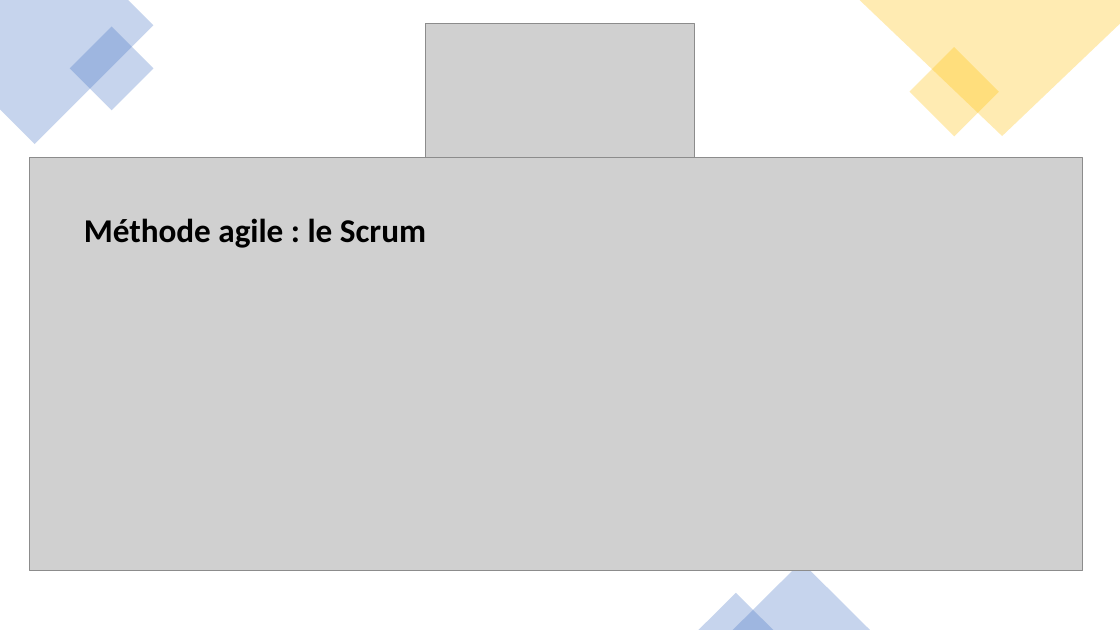
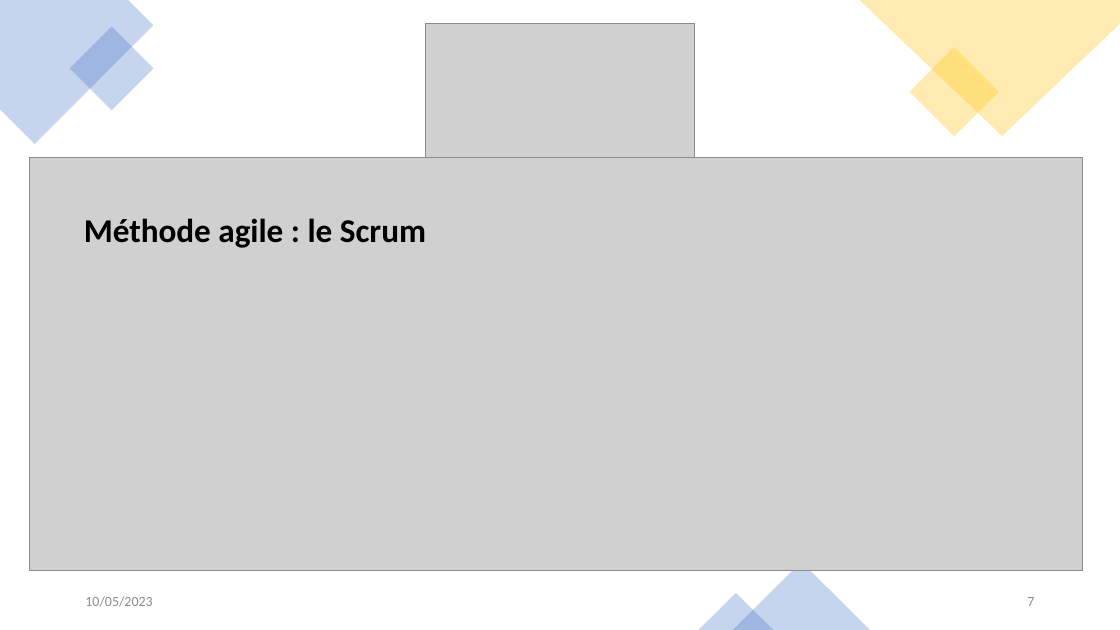
Before and after one commit to damodred53/projet_4, a slide deck: slide 7 of présentation_livrable_4.pptx. Drawn at 1120x630 pixels with LibreOffice and Linux fonts; fonts in the diff are those of the drawing; grey boxes stand for pictures. Boxes give left, top, right and bottom in pixels: in the first picture for what was removed or moved away, otherwise in the second. Text is boxed around its words. In the diff, an @@ line names an element or a change of style, - is before the commit and + after.

```diff
--- a/présentation_livrable_4.pptx
+++ b/présentation_livrable_4.pptx
@@ text added at [85,596,152,607], 12 pt, text #8C8C8C @@
+10/05/2023
@@ page number added at [1027,597,1034,606], 12 pt, text #8C8C8C @@
+7
```
Also in this commit, not shown: 10 other slides changed, 3 slides added, 1 slide removed, 15 other files.
